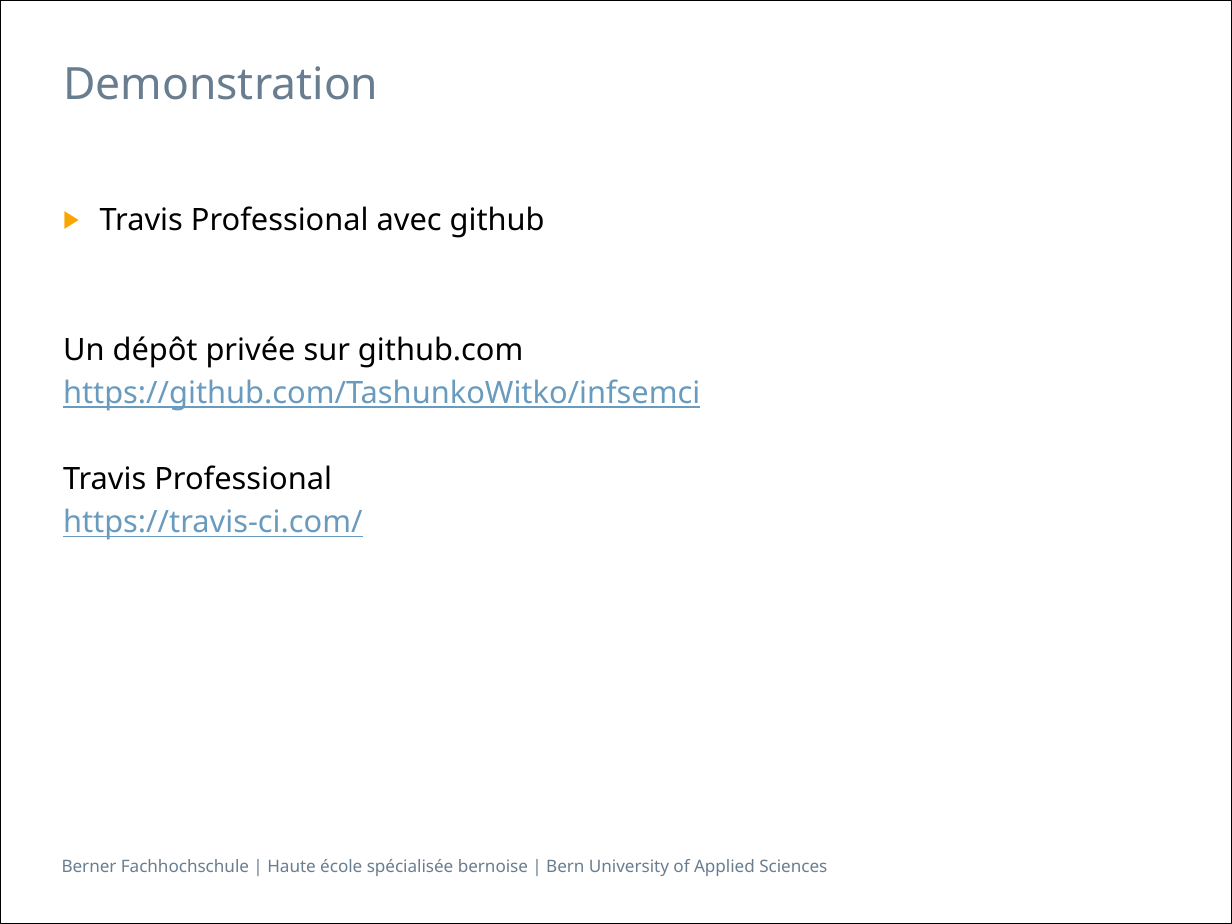
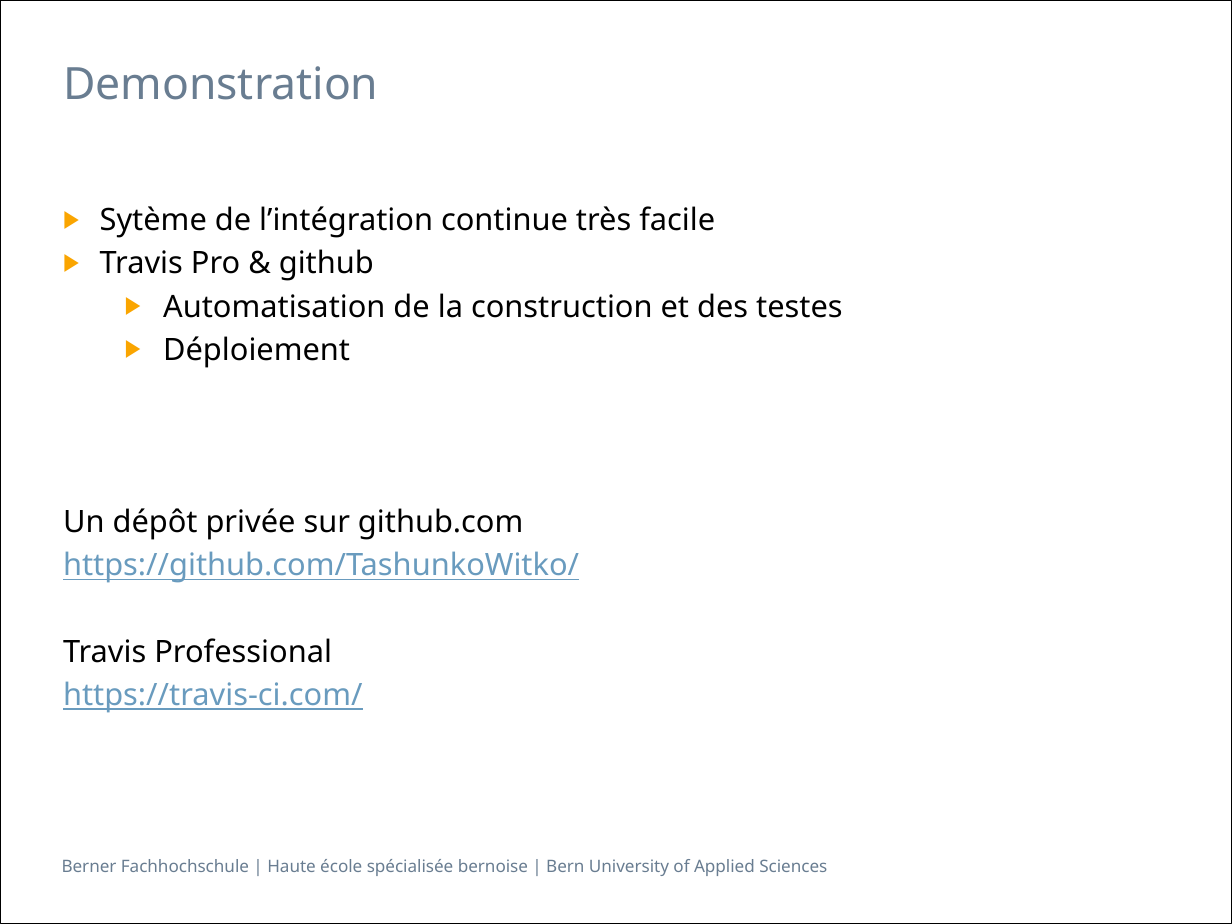
Before and after one commit to h3ll5ur7er/InfoSeminar, a slide deck: slide 22 of continuousIntegration/Infseminar_IntegrationContinue_aescd5.pptx. Drawn at 1232x924 pixels with LibreOffice and Linux fonts; fonts in the diff are those of the drawing. Boxes give left, top, right and bottom in pixels: in the first picture for what was removed or moved away, otherwise in the second. Text is boxed around its words. In the diff, an @@ line names an element or a change of style, - is before the commit and + after.

Commit message:
final version of presentation

```diff
--- a/continuousIntegration/Infseminar_IntegrationContinue_aescd5.pptx
+++ b/continuousIntegration/Infseminar_IntegrationContinue_aescd5.pptx
@@ text at <box>100,206,842,368</box>: text changed @@
-▶ Travis Professional avec github
+▶ Sytème de l’intégration continue très facile
+▶ Travis Pro & github
+  ▶ Automatisation de la construction et des testes
+  ▶ Déploiement
@@ text at <box>63,551,579,583</box>: text changed @@
-https://github.com/TashunkoWitko/infsemci
+https://github.com/TashunkoWitko/
```
Also in this commit, not shown: 11 other slides changed, 1 other file.
